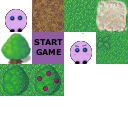
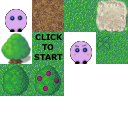
Comparing the layer stacks of the two 128 × 128 images. Changes:
renamed "START GAME" to "CLICK TO START", painted on it over [34, 34, 63, 61]
renamed "Start Game" to "Grass copy #3", moved it above "Grass", painted on it over [32, 32, 64, 64]
